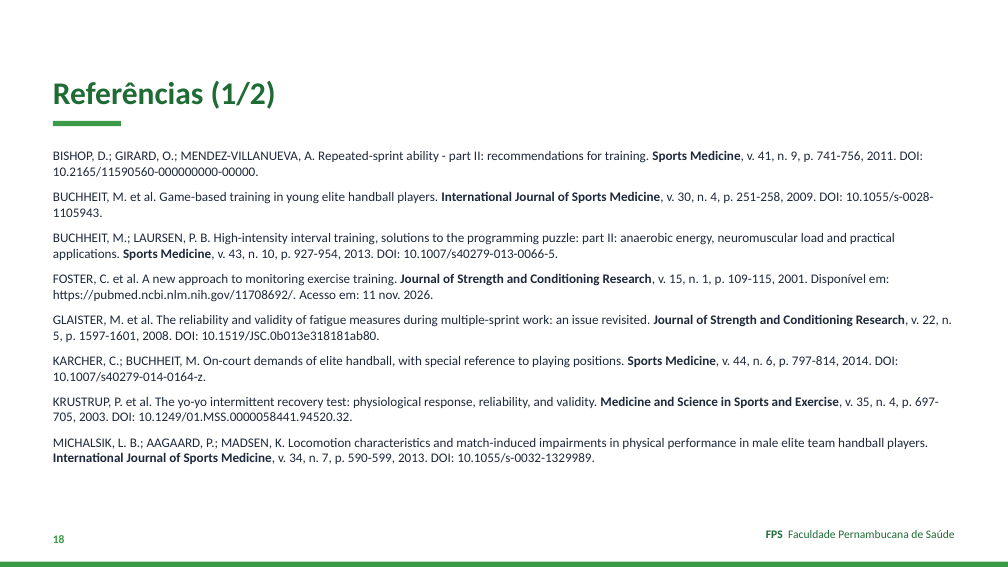
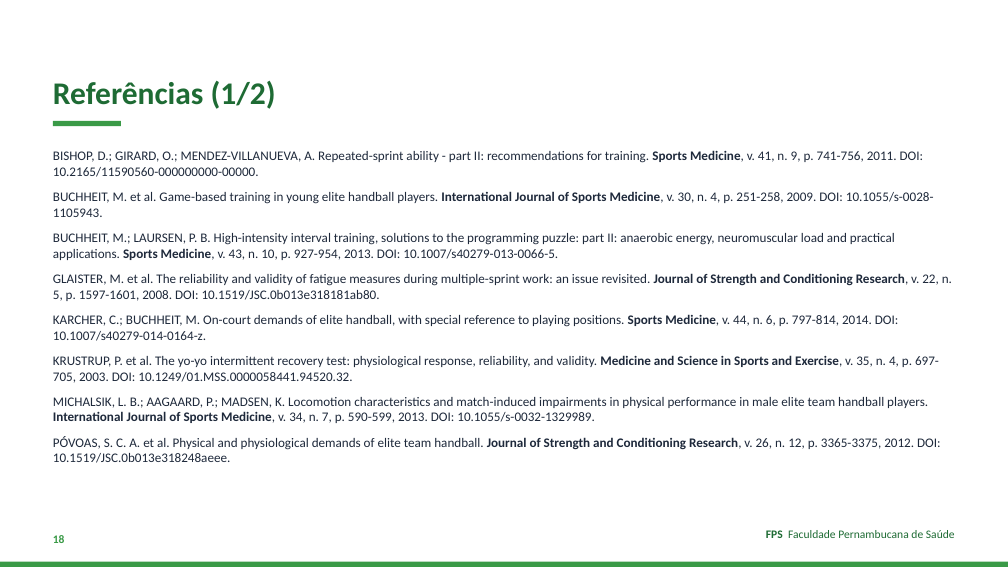
Before and after one commit to Institutomoraisandrade/CRM, a slide deck: slide 18 of trabalho-fps/trabalhos/2026-11-11-handebol-rsa/apresentacao.pptx. Drawn at 1008x567 pixels with LibreOffice and Linux fonts; fonts in the diff are those of the drawing. Boxes give left, top, right and bottom in pixels: in the first picture for what was removed or moved away, otherwise in the second. Text is boxed around its words. In the diff, an @@ line names an element or a change of style, - is before the commit and + after.

```diff
--- a/trabalho-fps/trabalhos/2026-11-11-handebol-rsa/apresentacao.pptx
+++ b/trabalho-fps/trabalhos/2026-11-11-handebol-rsa/apresentacao.pptx
@@ text at box(53, 273, 890, 302): paragraph removed @@
-FOSTER, C. et al. A new approach to monitoring exercise training. Journal of Strength and Conditioning Research, v. 15, n. 1, p. 109-115, 2001. Disponível em: https://pubmed.ncbi.nlm.nih.gov/11708692/. Acesso em: 11 nov. 2026.
@@ text at box(53, 436, 941, 463): paragraph added @@
+PÓVOAS, S. C. A. et al. Physical and physiological demands of elite team handball. Journal of Strength and Conditioning Research, v. 26, n. 12, p. 3365-3375, 2012. DOI: 10.1519/JSC.0b013e318248aeee.
```
Also in this commit, not shown: 10 other slides changed, 2 other files.
